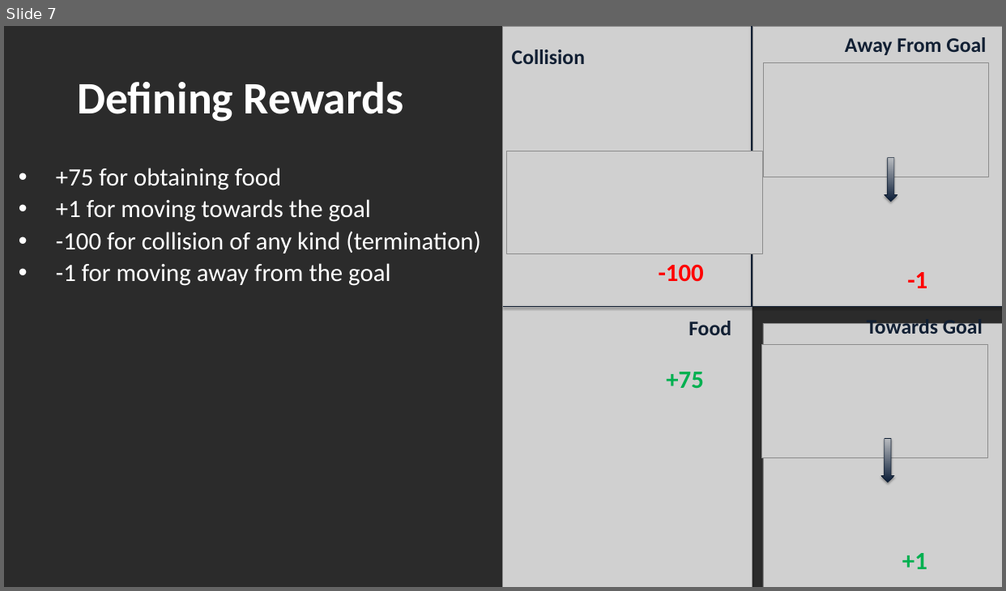
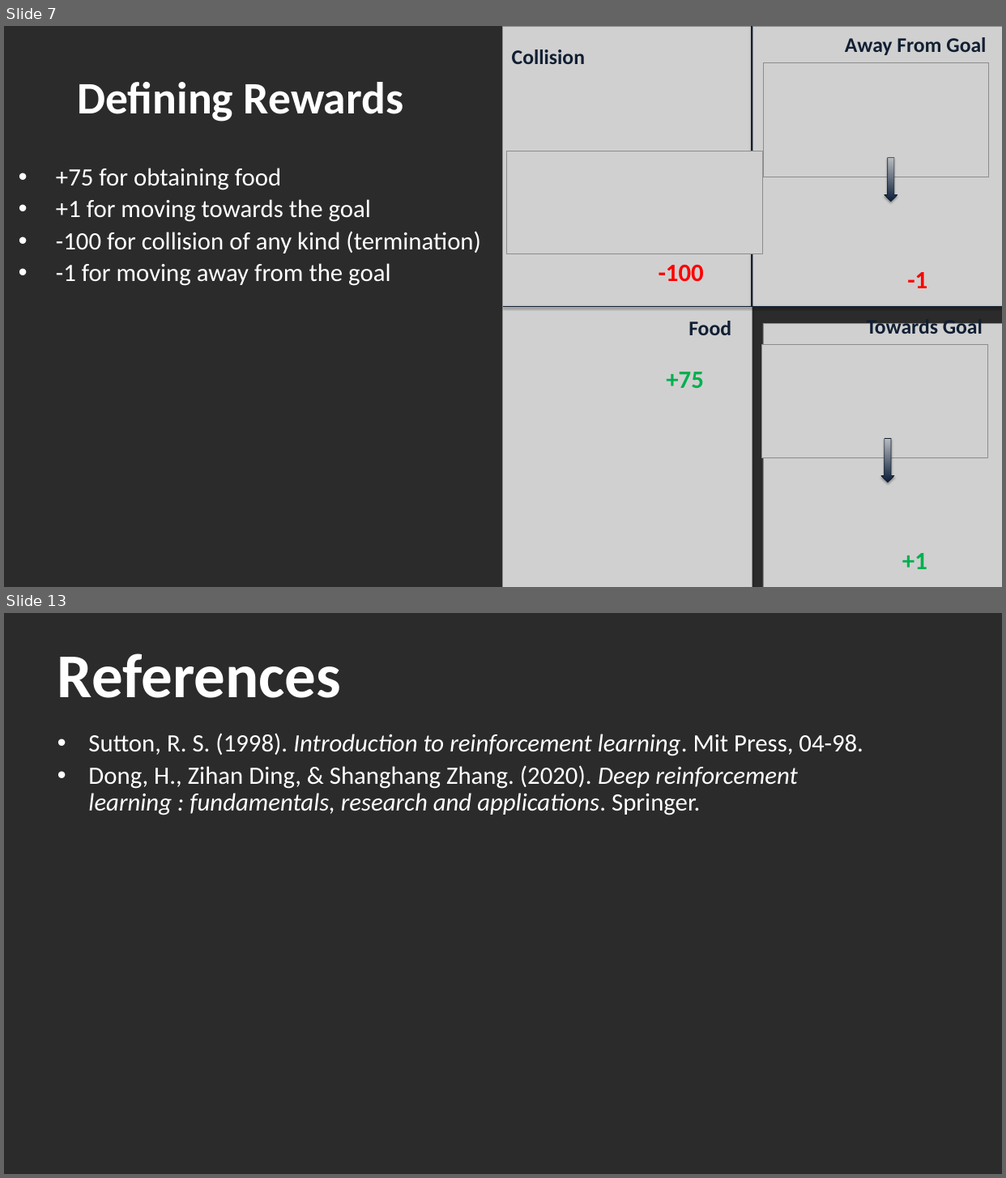
Before and after one commit to tlagore/ece559b_project, a slide deck: presentation/ece559b_presentation.pptx. Shown one above the other, each under a label of ours: slide 7 before the commit, slides 7 and 13 after it; the slides between them are not shown. The pictures are 1006x591 and 1006x1178 pixels, drawn with LibreOffice and Linux fonts; fonts in the diff are those of the drawing; grey boxes stand for pictures; background and template pictures are left out; a plain dark background stands for a picture behind light text. Boxes give left, top, right and bottom in pixels: in the first picture for what was removed or moved away, otherwise in the second. Text is boxed around its words. In the diff, an @@ line names an element or a change of style, - is before the commit and + after.

```diff
--- a/presentation/ece559b_presentation.pptx
+++ b/presentation/ece559b_presentation.pptx
@@ slide 13 added at bbox=[4, 613, 1002, 1174], background picture (left out) @@
@@ title added at bbox=[57, 653, 341, 698], 90 pt, text #FFFFFF, bold @@
+References
@@ text added at bbox=[88, 733, 863, 815], 36 pt, text #FFFFFF, italic @@
+• Sutton, R. S. (1998). Introduction to reinforcement learning. Mit Press, 04-98.
+• Dong, H., Zihan Ding, & Shanghang Zhang. (2020). Deep reinforcement learning : fundamentals, research and applications. Springer.
```
Also in this commit, not shown: 3 slides changed, 2 other slides added, 2 other files.
